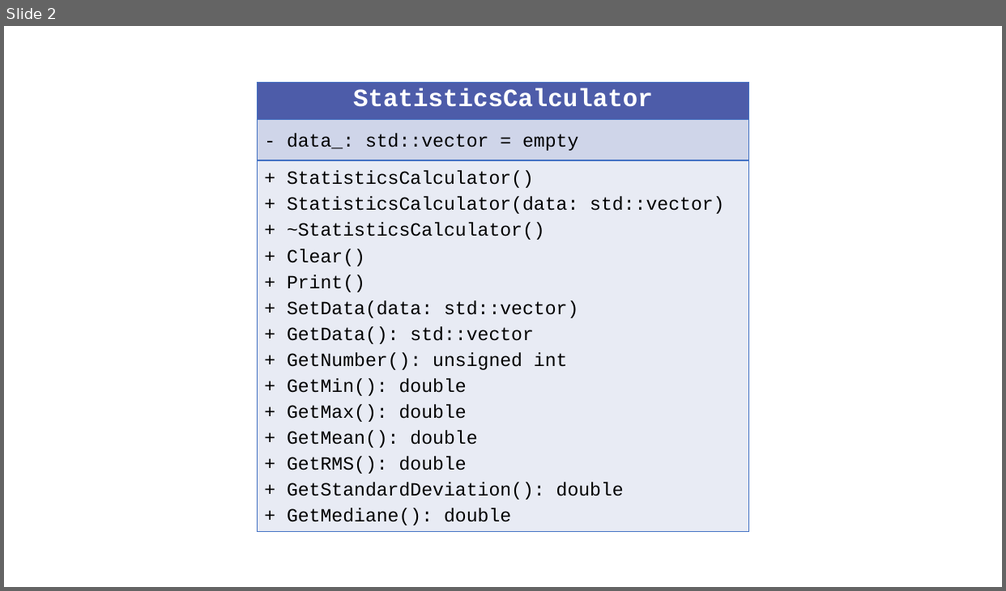
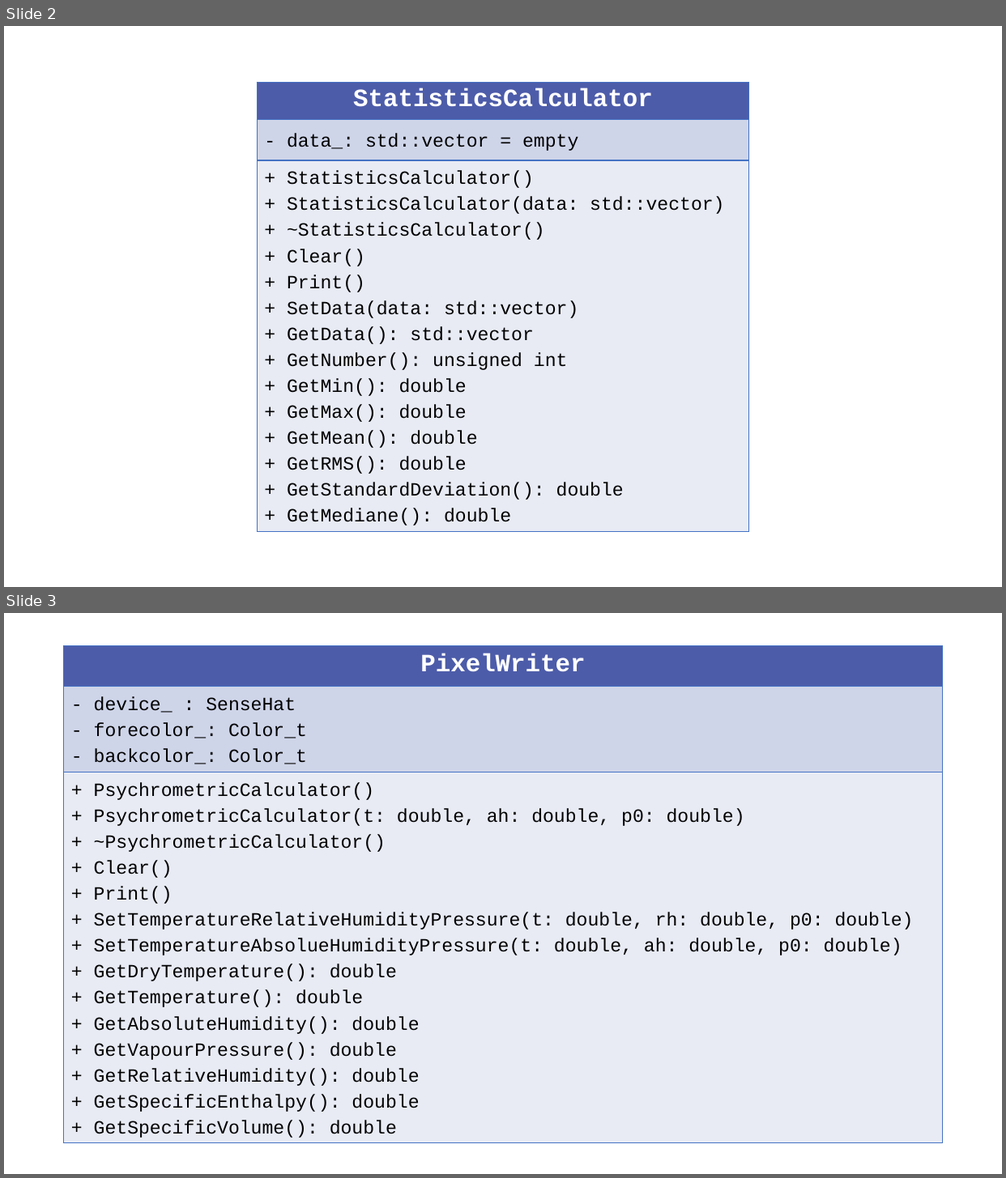
Before and after one commit to echabert/ESIPAP-RPI, a slide deck: doc/session2/UML.pptx. Shown one above the other, each under a label of ours: slide 2 before the commit, slides 2 and 3 after it. The pictures are 1006x591 and 1006x1178 pixels, drawn with LibreOffice and Linux fonts; fonts in the diff are those of the drawing. Boxes give left, top, right and bottom in pixels: in the first picture for what was removed or moved away, otherwise in the second. Text is boxed around its words. In the diff, an @@ line names an element or a change of style, - is before the commit and + after.

```diff
--- a/doc/session2/UML.pptx
+++ b/doc/session2/UML.pptx
@@ slide 3 added at bbox=[4, 613, 1002, 1174], background #FFFFFF @@
@@ table added at bbox=[64, 646, 943, 1142], 3 rows, 1 columns @@
+PixelWriter
+- device_ : SenseHat / - forecolor_: Color_t / - backcolor_: Color_t
++ PsychrometricCalculator() / + PsychrometricCalculator(t: double, ah: double, p0: double) / + ~PsychrometricCalculator() / + Clear() / + Print() / + SetTemperatureRelativeHumidityPressure(t: double, rh: double, p0: double) / + SetTemperatureAbsolueHumidityPressure(t: double, ah: double, p0: double) / + GetDryTemperature(): double / + GetTemperature(): double / + GetAbsoluteHumidity(): double / + GetVapourPressure(): double / + GetRelativeHumidity(): double / + GetSpecificEnthalpy(): double / + GetSpecificVolume(): double
```
Also in this commit, not shown: 5 other files.
